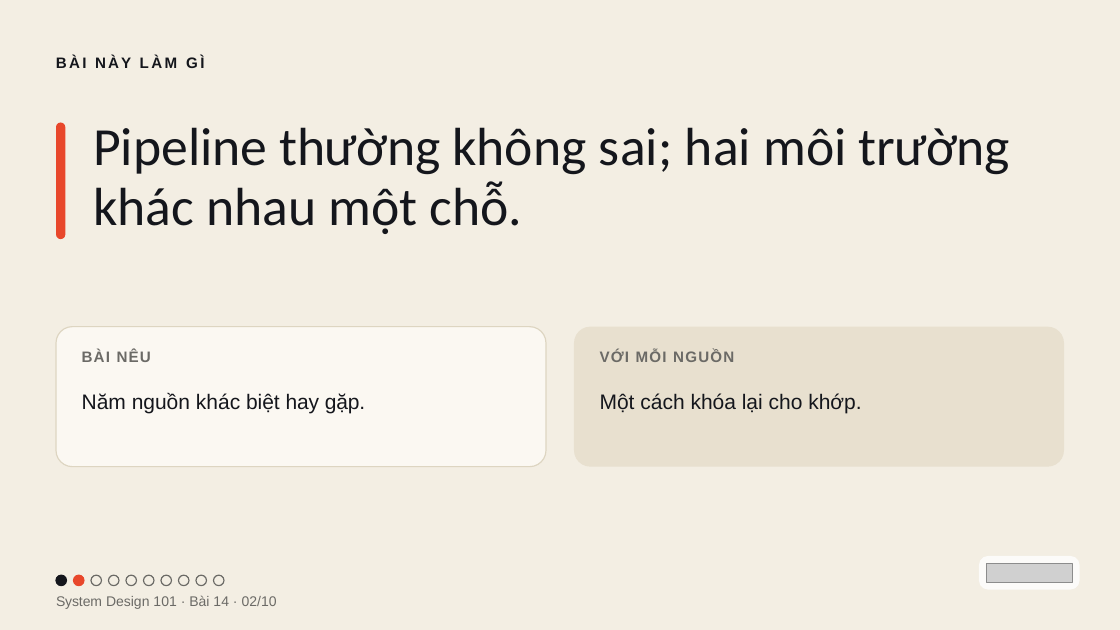
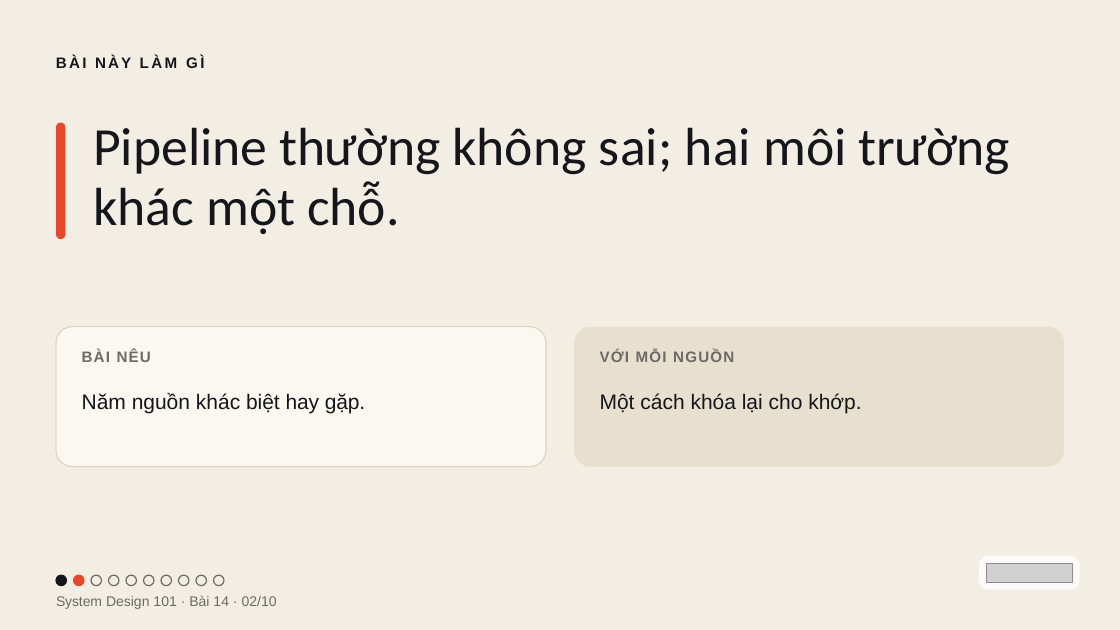
Before and after one commit to vohoailinh90/tool-marketing-studio, a slide deck: slide 2 of system-design-101/vi/lessons/sd-13-014/slides/sd-13-014.pptx. Drawn at 1120x630 pixels with LibreOffice and Linux fonts; fonts in the diff are those of the drawing; grey boxes stand for pictures. Boxes give left, top, right and bottom in pixels: in the first picture for what was removed or moved away, otherwise in the second. Text is boxed around its words. In the diff, an @@ line names an element or a change of style, - is before the commit and + after.

```diff
--- a/system-design-101/vi/lessons/sd-13-014/slides/sd-13-014.pptx
+++ b/system-design-101/vi/lessons/sd-13-014/slides/sd-13-014.pptx
@@ text at box(93, 127, 1010, 234): text changed @@
-Pipeline thường không sai; hai môi trường khác nhau một chỗ.
+Pipeline thường không sai; hai môi trường khác một chỗ.
```
Also in this commit, not shown: 2 other files.
